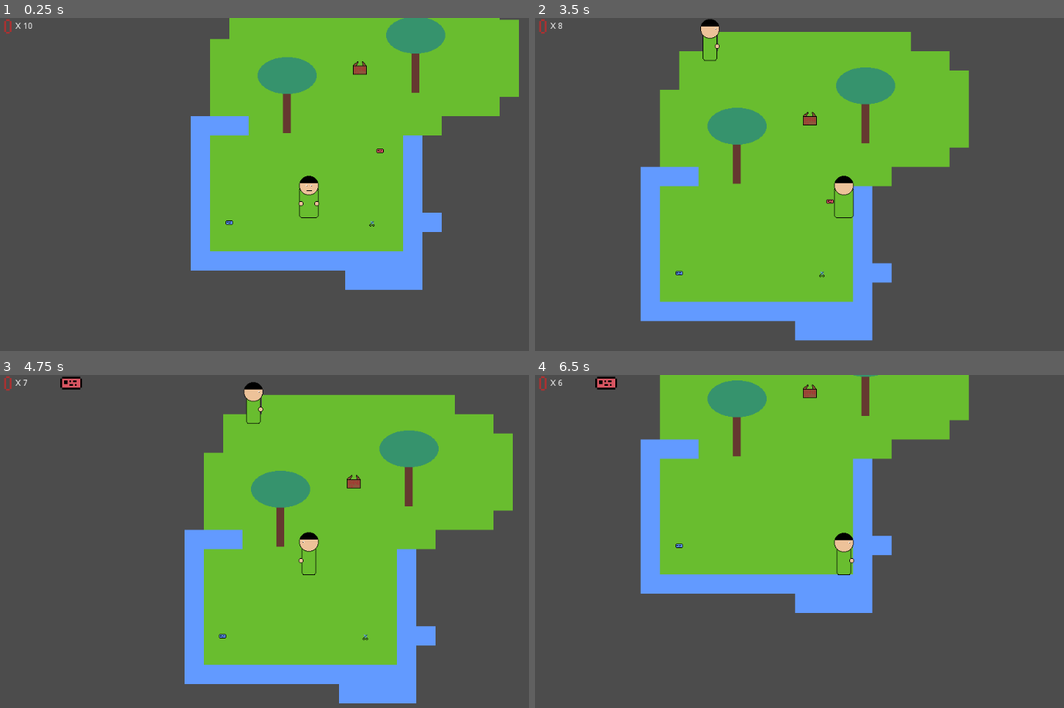
Above: before the commit, frames 1-4 (two rows, left to right).
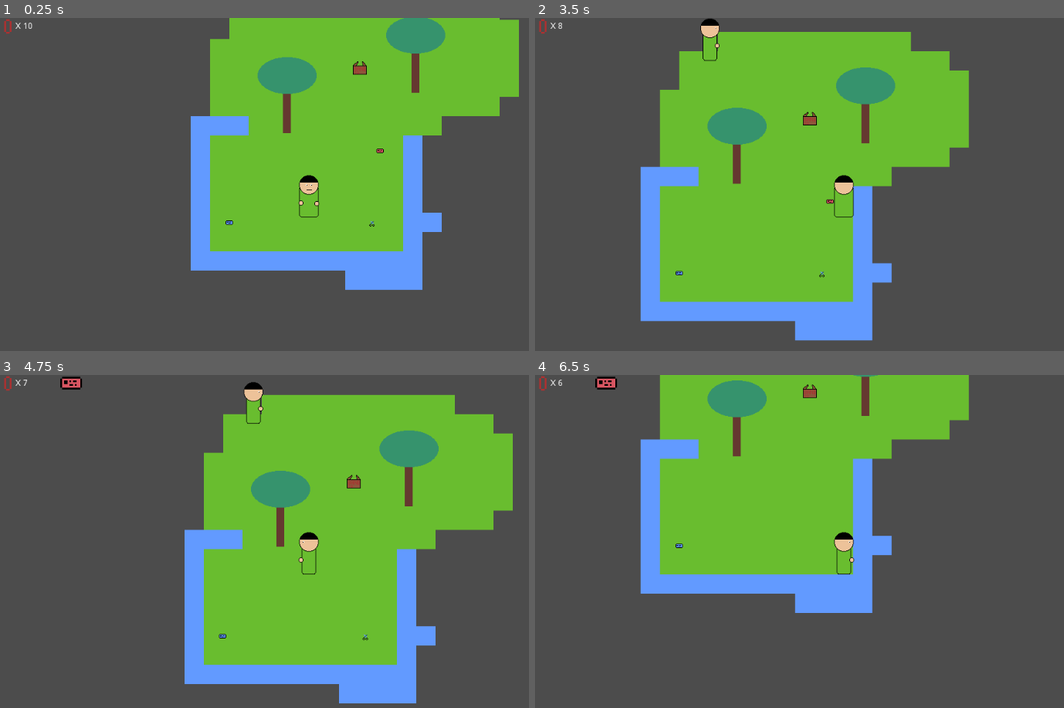
Above: after the commit, the same moments.

Repository: wiltaylor/GameJams
Game: Godot game, scene res://levels/Level1.tscn
Two runs of this game, one before a commit and one after it. Both use one fixed random seed, a clock stepped at 60 frames per second and the inputs below.
Inputs:
- Up to frame 1 (0.25 s): no input
- Up to frame 2 (3.5 s): tap Enter at 0.5 s; hold Right (move_right) 0.53-1.28 s; tap Ctrl (shoot) at 0.6, 2.1 s; hold Down (move_down) 1.28-2.03 s; tap Alt (use) at 1.35, 2.85 s; tap Space at 2 s; hold Right (move_right) 2.03-2.78 s; hold Up (move_up) from 2.78 s (still down)
- Up to frame 3 (4.75 s): release Up (move_up) at 3.53 s; hold Left (move_left) from 3.53 s (still down); tap Ctrl (shoot) at 3.6 s; tap Alt (use) at 4.35 s
- Up to frame 4 (6.5 s): release Left (move_left) at 5.03 s; hold Down (move_down) 5.03-5.78 s; tap Ctrl (shoot) at 5.1 s; hold Right (move_right) from 5.78 s (still down); tap Alt (use) at 5.85 s

The runs differ from the first frame. In frame 1, less than 0.1% of the frame differs, in the area x 56-61%, y 47-61%; in frame 2, 0.1%, in the area x 31-61%, y 0-61%; in frame 3, less than 0.1%; in frame 4, less than 0.1%.

Commit message:
Bug fix: Added extra node to prevent dead bodies going back to origin

Diff:
--- a/LudumDare/LD47/src/levels/Level1.tscn
+++ b/LudumDare/LD47/src/levels/Level1.tscn
@@ -8,7 +8,6 @@
 [ext_resource path="res://objects/BlueCard.tscn" type="PackedScene" id=6]
 [ext_resource path="res://objects/RedCard.tscn" type="PackedScene" id=7]
 [ext_resource path="res://objects/Band_Box.tscn" type="PackedScene" id=8]
-[ext_resource path="res://objects/LevelTransition.tscn" type="PackedScene" id=9]
 
 [sub_resource type="NavigationPolygon" id=1]
 vertices = PoolVector2Array( 709.5, 91.5, 513, 96.5, 546, 33.5, 714, -205, 451, 33.5, 478.5, 96.5, 478, 286, 328.5, 100.5, 321, -30.5, 446.5, -105.5, 166, -213.5, 543.5, -114, 247, -36, 162, 62.5, 223.5, 63, 241, 96, 221.5, 93.5, 161.5, 286.5, 161, 93.5 )
@@ -34,10 +33,6 @@
 [node name="Band_Box" parent="." instance=ExtResource( 8 )]
 position = Vector2( 410.024, -14.0636 )
 
-[node name="LevelTransition" parent="." instance=ExtResource( 9 )]
-position = Vector2( 460.936, -161.849 )
-ScenePath = "res://DebugLevel.tscn"
-
 [node name="Player" parent="." instance=ExtResource( 2 )]
 position = Vector2( 323.665, 200.944 )
 maxAmmo = 20
--- a/LudumDare/LD47/src/objects/PawnRig.tscn
+++ b/LudumDare/LD47/src/objects/PawnRig.tscn
@@ -17,10 +17,10 @@
 [sub_resource type="RectangleShape2D" id=1]
 extents = Vector2( 15.1446, 31.7311 )
 
-[sub_resource type="Animation" id=2]
+[sub_resource type="Animation" id=12]
 resource_name = "attack_down"
 tracks/0/type = "value"
-tracks/0/path = NodePath("Hand_R:position")
+tracks/0/path = NodePath("RigBody/Hand_R:position")
 tracks/0/interp = 1
 tracks/0/loop_wrap = true
 tracks/0/imported = false
@@ -32,7 +32,7 @@
 "values": [ Vector2( 13, 8 ), Vector2( 10.7164, 2.09412 ), Vector2( 11.8976, -0.661957 ), Vector2( 13, 8 ) ]
 }
 tracks/1/type = "value"
-tracks/1/path = NodePath("Hand_L:position")
+tracks/1/path = NodePath("RigBody/Hand_L:position")
 tracks/1/interp = 1
 tracks/1/loop_wrap = true
 tracks/1/imported = false
@@ -44,10 +44,10 @@
 "values": [ Vector2( -13, 8 ), Vector2( -5.04675, 5.87389 ), Vector2( -8.66902, 11.386 ), Vector2( -13, 8 ) ]
 }
 
-[sub_resource type="Animation" id=3]
+[sub_resource type="Animation" id=13]
 resource_name = "attack_left"
 tracks/0/type = "value"
-tracks/0/path = NodePath("Hand_L:position")
+tracks/0/path = NodePath("RigBody/Hand_L:position")
 tracks/0/interp = 1
 tracks/0/loop_wrap = true
 tracks/0/imported = false
@@ -59,10 +59,10 @@
 "values": [ Vector2( -13, 8 ), Vector2( -13.315, 12.331 ), Vector2( -13, 8 ) ]
 }
 
-[sub_resource type="Animation" id=4]
+[sub_resource type="Animation" id=14]
 resource_name = "attack_right"
 tracks/0/type = "value"
-tracks/0/path = NodePath("Hand_R:position")
+tracks/0/path = NodePath("RigBody/Hand_R:position")
 tracks/0/interp = 1
 tracks/0/loop_wrap = true
 tracks/0/imported = false
@@ -74,10 +74,10 @@
 "values": [ Vector2( 13, 8 ), Vector2( 10.1652, -0.0319977 ), Vector2( 13, 8 ) ]
 }
 
-[sub_resource type="Animation" id=5]
+[sub_resource type="Animation" id=15]
 resource_name = "attack_up"
 
-[sub_resource type="Animation" id=6]
+[sub_resource type="Animation" id=16]
 resource_name = "dead"
 length = 2.0
 loop = true
@@ -88,10 +88,10 @@
 tracks/0/imported = false
 tracks/0/enabled = true
 tracks/0/keys = {
-"times": PoolRealArray( 0, 0.3, 0.7, 1.1, 1.4, 2 ),
-"transitions": PoolRealArray( 1, 1, 1, 1, 1, 1 ),
-"update": 0,
-"values": [ Vector2( 0, 0 ), Vector2( 0, -1.9865 ), Vector2( 0.198654, -1.5892 ), Vector2( 0, 0 ), Vector2( -2.84731, -5.76083 ), Vector2( 0, 0 ) ]
+"times": PoolRealArray(  ),
+"transitions": PoolRealArray(  ),
+"update": 0,
+"values": [  ]
 }
 tracks/1/type = "value"
 tracks/1/path = NodePath(".:rotation_degrees")
@@ -100,61 +100,85 @@
 tracks/1/imported = false
 tracks/1/enabled = true
 tracks/1/keys = {
-"times": PoolRealArray( 0, 0.3, 0.7, 1.1, 1.4, 2 ),
-"transitions": PoolRealArray( 1, 1, 1, 1, 1, 1 ),
-"update": 0,
-"values": [ 90.0, 80.6, 99.4, 90.0, 103.8, 90.0 ]
-}
-
-[sub_resource type="Animation" id=7]
-length = 0.25
-tracks/0/type = "value"
-tracks/0/path = NodePath(".:rotation_degrees")
-tracks/0/interp = 1
-tracks/0/loop_wrap = true
-tracks/0/imported = false
-tracks/0/enabled = true
-tracks/0/keys = {
-"times": PoolRealArray( 0, 0.2 ),
-"transitions": PoolRealArray( 1, 1 ),
-"update": 0,
-"values": [ 0.0, 90.0 ]
-}
-
-[sub_resource type="Animation" id=8]
-length = 2.0
-loop = true
-tracks/0/type = "value"
-tracks/0/path = NodePath("Hand_R:position")
-tracks/0/interp = 1
-tracks/0/loop_wrap = true
-tracks/0/imported = false
-tracks/0/enabled = true
-tracks/0/keys = {
-"times": PoolRealArray( 0, 1, 2 ),
-"transitions": PoolRealArray( 1, 1, 1 ),
-"update": 0,
-"values": [ Vector2( 13, 8 ), Vector2( 12.7898, 9.57668 ), Vector2( 13, 8 ) ]
-}
-tracks/1/type = "value"
-tracks/1/path = NodePath("Hand_L:position")
-tracks/1/interp = 1
-tracks/1/loop_wrap = true
-tracks/1/imported = false
-tracks/1/enabled = true
-tracks/1/keys = {
-"times": PoolRealArray( 0, 1, 2 ),
-"transitions": PoolRealArray( 1, 1, 1 ),
-"update": 0,
-"values": [ Vector2( -13, 8 ), Vector2( -12.054, 7.57955 ), Vector2( -13, 8 ) ]
+"times": PoolRealArray(  ),
+"transitions": PoolRealArray(  ),
+"update": 0,
+"values": [  ]
 }
 tracks/2/type = "value"
-tracks/2/path = NodePath("Head:position")
+tracks/2/path = NodePath("RigBody:position")
 tracks/2/interp = 1
 tracks/2/loop_wrap = true
 tracks/2/imported = false
 tracks/2/enabled = true
 tracks/2/keys = {
+"times": PoolRealArray( 0, 0.3, 0.7, 1.1, 1.4, 2 ),
+"transitions": PoolRealArray( 1, 1, 1, 1, 1, 1 ),
+"update": 0,
+"values": [ Vector2( 0, 0 ), Vector2( 0, -1.986 ), Vector2( 0.199, -1.589 ), Vector2( 0, 0 ), Vector2( -2.847, -5.761 ), Vector2( 0, 0 ) ]
+}
+tracks/3/type = "value"
+tracks/3/path = NodePath("RigBody:rotation_degrees")
+tracks/3/interp = 1
+tracks/3/loop_wrap = true
+tracks/3/imported = false
+tracks/3/enabled = true
+tracks/3/keys = {
+"times": PoolRealArray( 0, 0.3, 0.7, 1.1, 1.4, 2 ),
+"transitions": PoolRealArray( 1, 1, 1, 1, 1, 1 ),
+"update": 0,
+"values": [ 90.0, 80.6, 99.4, 90.0, 103.8, 90.0 ]
+}
+
+[sub_resource type="Animation" id=7]
+length = 0.25
+tracks/0/type = "value"
+tracks/0/path = NodePath("RigBody:rotation_degrees")
+tracks/0/interp = 1
+tracks/0/loop_wrap = true
+tracks/0/imported = false
+tracks/0/enabled = true
+tracks/0/keys = {
+"times": PoolRealArray( 0, 0.2 ),
+"transitions": PoolRealArray( 1, 1 ),
+"update": 0,
+"values": [ 0.0, 90.0 ]
+}
+
+[sub_resource type="Animation" id=8]
+length = 2.0
+loop = true
+tracks/0/type = "value"
+tracks/0/path = NodePath("RigBody/Hand_R:position")
+tracks/0/interp = 1
+tracks/0/loop_wrap = true
+tracks/0/imported = false
+tracks/0/enabled = true
+tracks/0/keys = {
+"times": PoolRealArray( 0, 1, 2 ),
+"transitions": PoolRealArray( 1, 1, 1 ),
+"update": 0,
+"values": [ Vector2( 13, 8 ), Vector2( 12.7898, 9.57668 ), Vector2( 13, 8 ) ]
+}
+tracks/1/type = "value"
+tracks/1/path = NodePath("RigBody/Hand_L:position")
+tracks/1/interp = 1
+tracks/1/loop_wrap = true
+tracks/1/imported = false
+tracks/1/enabled = true
+tracks/1/keys = {
+"times": PoolRealArray( 0, 1, 2 ),
+"transitions": PoolRealArray( 1, 1, 1 ),
+"update": 0,
+"values": [ Vector2( -13, 8 ), Vector2( -12.054, 7.57955 ), Vector2( -13, 8 ) ]
+}
+tracks/2/type = "value"
+tracks/2/path = NodePath("RigBody/Head:position")
+tracks/2/interp = 1
+tracks/2/loop_wrap = true
+tracks/2/imported = false
+tracks/2/enabled = true
+tracks/2/keys = {
 "times": PoolRealArray( 0, 1, 2 ),
 "transitions": PoolRealArray( 1, 1, 1 ),
 "update": 0,
@@ -163,7 +187,7 @@
 
 [sub_resource type="Animation" id=9]
 tracks/0/type = "value"
-tracks/0/path = NodePath("Head:position")
+tracks/0/path = NodePath("RigBody/Head:position")
 tracks/0/interp = 1
 tracks/0/loop_wrap = true
 tracks/0/imported = false
@@ -175,7 +199,7 @@
 "values": [ Vector2( 0.460907, -20.2822 ), Vector2( 0.19603, -23.0633 ), Vector2( 0.19603, -21.2092 ), Vector2( 0.19603, -23.0633 ) ]
 }
 tracks/1/type = "value"
-tracks/1/path = NodePath("Hand_L:position")
+tracks/1/path = NodePath("RigBody/Hand_L:position")
 tracks/1/interp = 1
 tracks/1/loop_wrap = true
 tracks/1/imported = false
@@ -191,7 +215,7 @@
 length = 2.0
 loop = true
 tracks/0/type = "value"
-tracks/0/path = NodePath("Head:position")
+tracks/0/path = NodePath("RigBody/Head:position")
 tracks/0/interp = 1
 tracks/0/loop_wrap = true
 tracks/0/imported = false
@@ -203,7 +227,7 @@
 "values": [ Vector2( 0.19603, -23.0633 ), Vector2( 0.0635986, -20.2822 ), Vector2( 0.19603, -23.0633 ) ]
 }
 tracks/1/type = "value"
-tracks/1/path = NodePath("Hand_R:position")
+tracks/1/path = NodePath("RigBody/Hand_R:position")
 tracks/1/interp = 1
 tracks/1/loop_wrap = true
 tracks/1/imported = false
@@ -219,7 +243,7 @@
 length = 2.0
 loop = true
 tracks/0/type = "value"
-tracks/0/path = NodePath("Head:position")
+tracks/0/path = NodePath("RigBody/Head:position")
 tracks/0/interp = 1
 tracks/0/loop_wrap = true
 tracks/0/imported = false
@@ -253,63 +277,66 @@
 QuestionIcon = ExtResource( 12 )
 AngryIcon = ExtResource( 13 )
 
-[node name="Body" type="Sprite" parent="."]
+[node name="RigBody" type="Node2D" parent="."]
+position = Vector2( 0, -0.662 )
+
+[node name="Body" type="Sprite" parent="RigBody"]
 texture = ExtResource( 2 )
 
-[node name="band1" type="Sprite" parent="Body"]
-visible = false
-texture = ExtResource( 10 )
-
-[node name="band2" type="Sprite" parent="Body"]
+[node name="band1" type="Sprite" parent="RigBody/Body"]
+visible = false
+texture = ExtResource( 10 )
+
+[node name="band2" type="Sprite" parent="RigBody/Body"]
 visible = false
 rotation = 1.5708
 texture = ExtResource( 10 )
 
-[node name="band3" type="Sprite" parent="Body"]
+[node name="band3" type="Sprite" parent="RigBody/Body"]
 visible = false
 position = Vector2( -0.0624983, 0.3125 )
 rotation = 0.760963
 scale = Vector2( 0.70513, 0.692229 )
 texture = ExtResource( 10 )
 
-[node name="band1_side" type="Sprite" parent="Body"]
+[node name="band1_side" type="Sprite" parent="RigBody/Body"]
 visible = false
 position = Vector2( -0.315334, 1.89202 )
 scale = Vector2( 0.704372, 0.710942 )
 texture = ExtResource( 10 )
 
-[node name="band2_side" type="Sprite" parent="Body"]
+[node name="band2_side" type="Sprite" parent="RigBody/Body"]
 visible = false
 position = Vector2( 0.105113, 1.15624 )
 rotation = 1.5708
 scale = Vector2( 0.73065, 0.717511 )
 texture = ExtResource( 10 )
 
-[node name="band3_side" type="Sprite" parent="Body"]
+[node name="band3_side" type="Sprite" parent="RigBody/Body"]
 visible = false
 position = Vector2( -0.00994301, 0.680394 )
 rotation = 0.760963
 scale = Vector2( 0.514719, 0.506367 )
 texture = ExtResource( 10 )
 
-[node name="Head" type="Sprite" parent="."]
-position = Vector2( 0.19603, -23.0633 )
+[node name="Head" type="Sprite" parent="RigBody"]
+position = Vector2( 0.175008, -22.7164 )
 texture = ExtResource( 5 )
 
-[node name="Hair" type="Sprite" parent="Head"]
+[node name="Hair" type="Sprite" parent="RigBody/Head"]
 position = Vector2( -0.19603, 0.0632935 )
 texture = ExtResource( 6 )
 
-[node name="Face" type="Sprite" parent="Head"]
+[node name="Face" type="Sprite" parent="RigBody/Head"]
 position = Vector2( -0.19603, 2.06329 )
 texture = ExtResource( 4 )
 
-[node name="Hand_R" type="Sprite" parent="."]
-position = Vector2( 13, 8 )
+[node name="Hand_R" type="Sprite" parent="RigBody"]
+position = Vector2( 12.979, 8.15767 )
 texture = ExtResource( 3 )
 
-[node name="Hand_L" type="Sprite" parent="."]
-position = Vector2( -13, 8 )
+[node name="Hand_L" type="Sprite" parent="RigBody"]
+position = Vector2( -12.9054, 7.95795 )
 texture = ExtResource( 3 )
 
 [node name="CollisionShape2D" type="CollisionShape2D" parent="."]
@@ -319,11 +346,11 @@
 
 [node name="Animation" type="AnimationPlayer" parent="."]
 method_call_mode = 1
-anims/attack_down = SubResource( 2 )
-anims/attack_left = SubResource( 3 )
-anims/attack_right = SubResource( 4 )
-anims/attack_up = SubResource( 5 )
-anims/dead = SubResource( 6 )
+anims/attack_down = SubResource( 12 )
+anims/attack_left = SubResource( 13 )
+anims/attack_right = SubResource( 14 )
+anims/attack_up = SubResource( 15 )
+anims/dead = SubResource( 16 )
 anims/dying = SubResource( 7 )
 anims/idle_down = SubResource( 8 )
 anims/idle_left = SubResource( 9 )
--- a/LudumDare/LD47/src/scripts/PawnRig.gd
+++ b/LudumDare/LD47/src/scripts/PawnRig.gd
@@ -44,20 +44,20 @@
 export(float) var AlertTime: float = 0.0
 export(IconType) var AlertType = IconType.Alert
 
-onready var Body: Sprite = get_node("Body")
-onready var Head: Sprite = get_node("Head")
-onready var Hand_L: Sprite = get_node("Hand_L")
-onready var Hand_R: Sprite = get_node("Hand_R")
-onready var Hair: Sprite = get_node("Head/Hair")
-onready var Face: Sprite = get_node("Head/Face")
+onready var Body: Sprite = get_node("RigBody/Body")
+onready var Head: Sprite = get_node("RigBody/Head")
+onready var Hand_L: Sprite = get_node("RigBody/Hand_L")
+onready var Hand_R: Sprite = get_node("RigBody/Hand_R")
+onready var Hair: Sprite = get_node("RigBody/Head/Hair")
+onready var Face: Sprite = get_node("RigBody/Head/Face")
 onready var Anim: AnimationPlayer = get_node("Animation")
 
-onready var band1: Sprite = get_node("Body/band1")
-onready var band2: Sprite = get_node("Body/band2")
-onready var band3: Sprite = get_node("Body/band3")
-onready var band1Side: Sprite = get_node("Body/band1_side")
-onready var band2Side: Sprite = get_node("Body/band2_side")
-onready var band3Side: Sprite = get_node("Body/band3_side")
+onready var band1: Sprite = get_node("RigBody/Body/band1")
+onready var band2: Sprite = get_node("RigBody/Body/band2")
+onready var band3: Sprite = get_node("RigBody/Body/band3")
+onready var band1Side: Sprite = get_node("RigBody/Body/band1_side")
+onready var band2Side: Sprite = get_node("RigBody/Body/band2_side")
+onready var band3Side: Sprite = get_node("RigBody/Body/band3_side")
 onready var Icon: Sprite = get_node("Icon")
 
 func band_hit():
Not shown: 1 places in LudumDare/LD47/src/levels/Level1.tscn that only renumber resources
